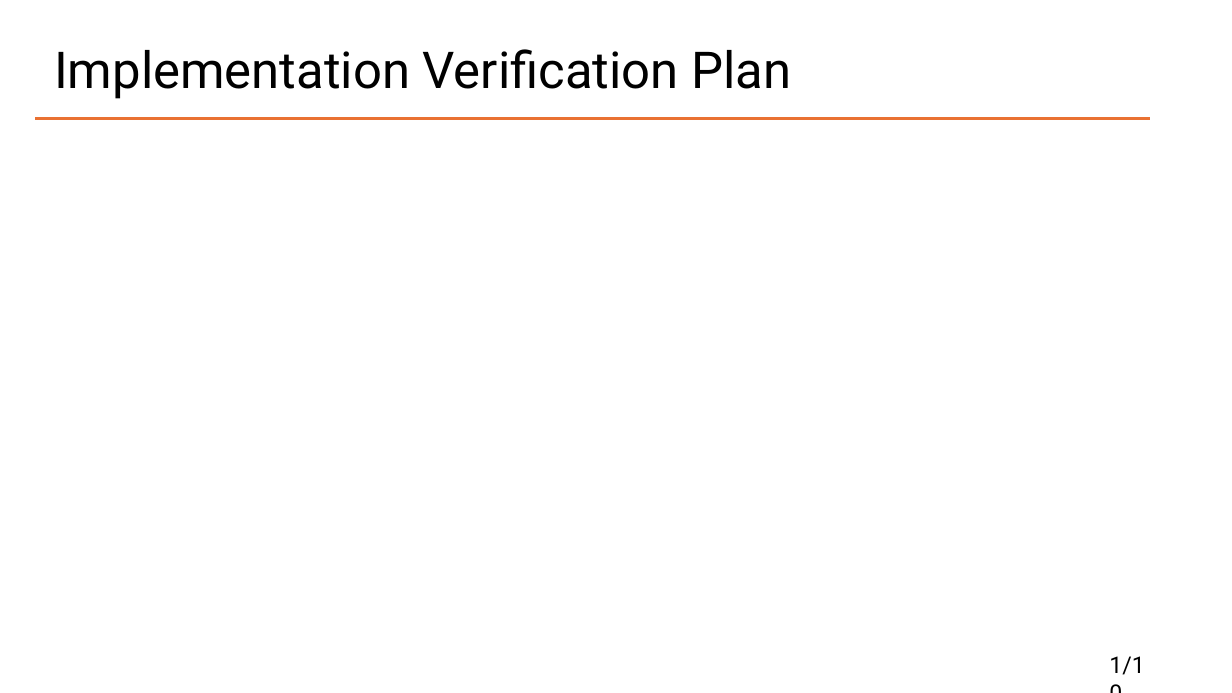
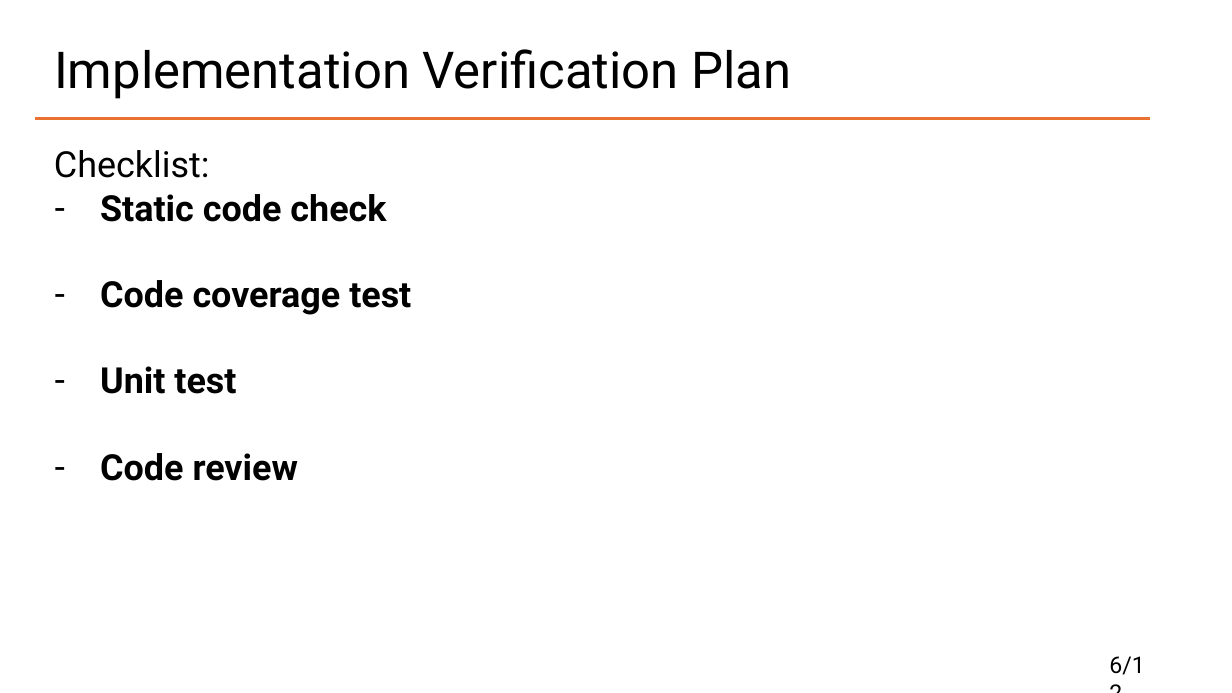
Before and after one commit to Lychee-acaca/CAS741, a slide deck: slide 7 of docs/Presentation/VnV.pptx. Drawn at 1232x693 pixels with LibreOffice and Linux fonts; fonts in the diff are those of the drawing. Boxes give left, top, right and bottom in pixels: in the first picture for what was removed or moved away, otherwise in the second. Text is boxed around its words. In the diff, an @@ line names an element or a change of style, - is before the commit and + after.

```diff
--- a/docs/Presentation/VnV.pptx
+++ b/docs/Presentation/VnV.pptx
@@ text added at [54, 150, 411, 481], 28 pt, text #000000, bold @@
+Checklist:
+– Static code check
+– Code coverage test
+– Unit test
+– Code review
@@ text at [1109, 656, 1144, 675]: text changed @@
-1/10
+6/12
```
Also in this commit, not shown: 11 other slides changed.
